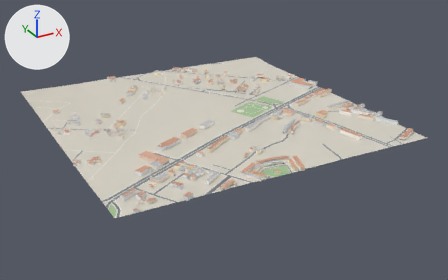
What one commit did to the glTF model public/world/tiles/4_-4.glb.
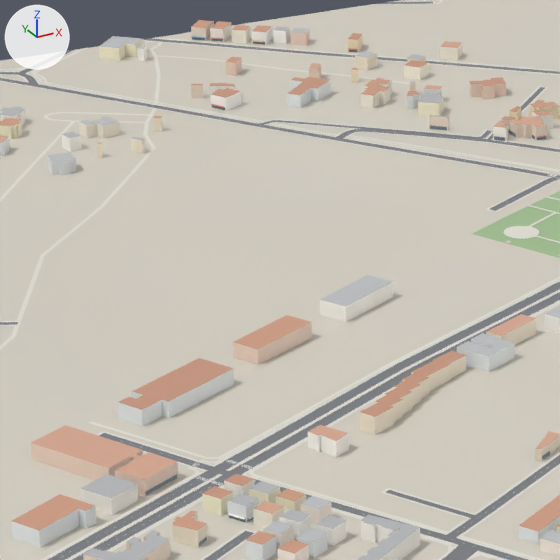
The first picture shows the older version from a 50 mm camera at (3618.0, 1775.0, 762.0) aimed at (4526.0, 3426.0, -63.0). The close-ups show the older and then the newer version on the part from 30% to 55% of the width and 22% to 64% of the height of that picture. Only the edits that show in the close-ups are written down. Arrows for +X, +Y and +Z are at upper left; the lights stay in place. Vertices at exactly the same position are counted once.

Before the edit, the objects in view are built like this:
```python
me_detail = bpy.data.meshes.new('Detail')
me_detail.from_pydata(...)  # 1314 vertices, 876 faces; spans x 4045.0..4983.0, y 3008.0..3981.0, z 7.0..17.0
me_detail.materials.append(mat_defaultmaterial_009)
me_roofs = bpy.data.meshes.new('Roofs')
me_roofs.from_pydata(...)  # 1546 vertices, 1156 faces; spans x 3997.0..5012.0, y 2995.0..3996.0, z 15.0..25.0
me_roofs.materials.append(mat_defaultmaterial_010)
me_sidewalk = bpy.data.meshes.new('Sidewalk')
me_sidewalk.from_pydata(...)  # 9235 vertices, 9703 faces; spans x 4000.0..5000.0, y 3000.0..4000.0, z 7.0..19.0
me_sidewalk.materials.append(mat_defaultmaterial_003)
me_walls = bpy.data.meshes.new('Walls')
me_walls.from_pydata(...)  # 2992 vertices, 3092 faces; spans x 3997.0..5012.0, y 2995.0..3996.0, z 6.0..25.0
me_walls.materials.append(mat_defaultmaterial_008)
ob_detail = bpy.data.objects.new('Detail', me_detail)
ob_detail.location = (0.0, 0.0, 0.0)
ob_roofs = bpy.data.objects.new('Roofs', me_roofs)
ob_roofs.location = (0.0, 0.0, 0.0)
ob_sidewalk = bpy.data.objects.new('Sidewalk', me_sidewalk)
ob_sidewalk.location = (0.0, 0.0, 0.0)
ob_walls = bpy.data.objects.new('Walls', me_walls)
ob_walls.location = (0.0, 0.0, 0.0)
# also in view: 'Ground' at (4500.0, 3500.0, 12.0); 'Road' at (4500.0, 3500.0, 11.0); 'Park' at (4397.0, 3278.0, 10.0)
```
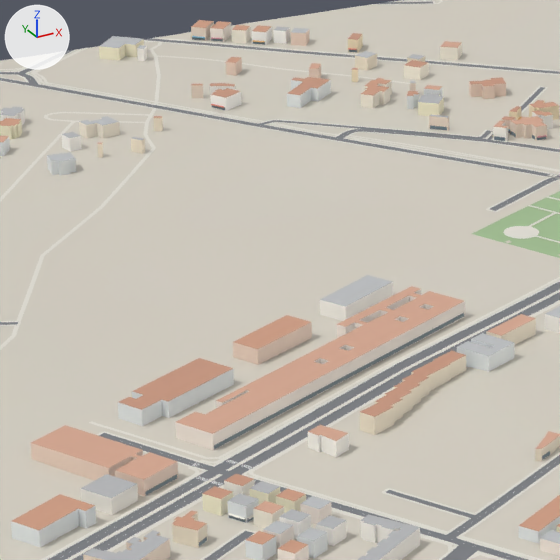
Edits to the scene script, one JSON object a line:
```json
{"block": "me_walls", "where": "# used by ob_walls; location = (0.0, 0.0, 0.0)"}
{"op": "remove", "block": "me_walls", "code": "me_walls.from_pydata(...)  # 2992 vertices, 3092 faces; spans x 3997.0..5012.0, y 2995.0..3996.0, z 6.0..25.0"}
{"op": "add", "block": "me_walls", "code": "me_walls.from_pydata(...)  # 3410 vertices, 3510 faces; spans x 3997.0..5012.0, y 2953.0..3996.0, z 6.0..25.0"}
{"block": "me_walls", "change": "me_walls part 1: 84 vertices added at x 4260.0..4503.0, y 3243.0..3391.0, z 9.0..21.0"}
{"block": "me_walls", "change": "other edits to the shape of me_walls do not show in these pictures"}
{"block": "me_detail", "where": "# used by ob_detail; location = (0.0, 0.0, 0.0)"}
{"op": "remove", "block": "me_detail", "code": "me_detail.from_pydata(...)  # 1314 vertices, 876 faces; spans x 4045.0..4983.0, y 3008.0..3981.0, z 7.0..17.0"}
{"op": "add", "block": "me_detail", "code": "me_detail.from_pydata(...)  # 1512 vertices, 1008 faces; spans x 4020.0..4983.0, y 3002.0..3981.0, z 7.0..17.0"}
{"block": "me_detail", "change": "me_detail part 2: the loose piece of 12 vertices spanning x 4490.0..4522.0, y 3300.0..3314.0, z 10.0..13.0 is copied, and the copy is scaled about its middle by (-7.14, -7.88, 1), then moved by (-119.0, -9.0, 0.0); it spans x 4273.0..4502.0, y 3244.0..3351.0, z 10.0..13.0"}
{"block": "me_detail", "change": "other edits to the shape of me_detail do not show in these pictures"}
{"block": "me_roofs", "where": "# used by ob_roofs; location = (0.0, 0.0, 0.0)"}
{"op": "remove", "block": "me_roofs", "code": "me_roofs.from_pydata(...)  # 1546 vertices, 1156 faces; spans x 3997.0..5012.0, y 2995.0..3996.0, z 15.0..25.0"}
{"op": "add", "block": "me_roofs", "code": "me_roofs.from_pydata(...)  # 1755 vertices, 1391 faces; spans x 3997.0..5012.0, y 2953.0..3996.0, z 15.0..25.0"}
{"block": "me_roofs", "change": "me_roofs part 3: a new loose piece of 42 vertices spanning x 4260.0..4503.0, y 3243.0..3391.0, z 21.0, in mat_defaultmaterial_010"}
{"block": "me_roofs", "change": "other edits to the shape of me_roofs do not show in these pictures"}
```

Changed parts and their boxes [x1, y1, x2, y2] in the close-ups (560 x 560 px):
```json
{"part": 1, "of": "me_walls", "change": "added", "after": [175, 289, 465, 450]}
{"part": 2, "of": "me_detail", "change": "added", "after": [214, 313, 464, 449]}
{"part": 3, "of": "me_roofs", "change": "added", "after": [176, 286, 464, 434], "on screen": "beige"}
```
